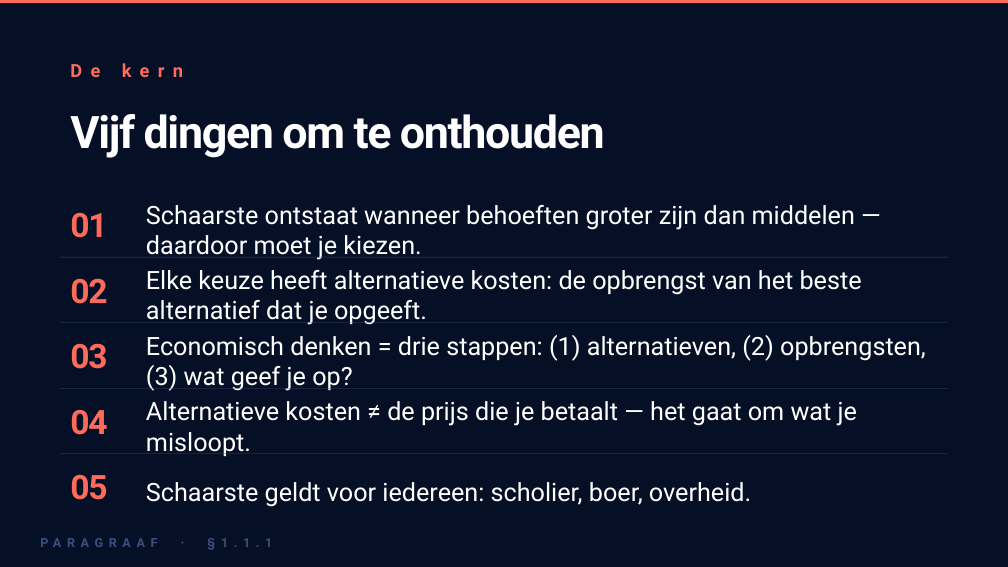
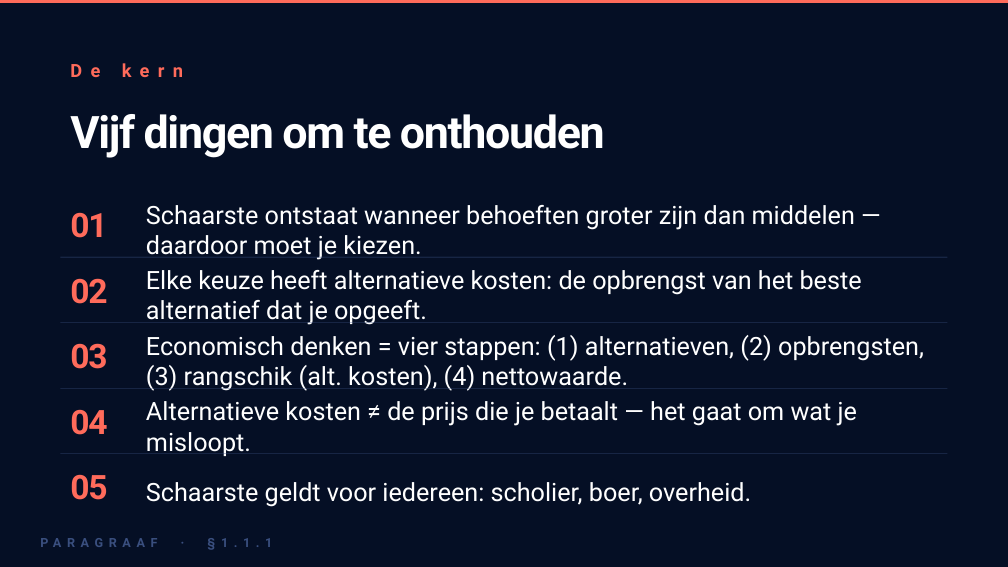
Before and after one commit to meijer1973/4veco-lessen, a slide deck: slide 8 of Boek 1 - Grondslagen, vraag en aanbod/1.1 Hoofdstuk Economisch denken en rekenen/1.1.1 Schaarste en economisch denken/1.1.1 Schaarste en economisch denken – presentatie.pptx. Drawn at 1008x567 pixels with LibreOffice and Linux fonts; fonts in the diff are those of the drawing. Boxes give left, top, right and bottom in pixels: in the first picture for what was removed or moved away, otherwise in the second. Text is boxed around its words. In the diff, an @@ line names an element or a change of style, - is before the commit and + after.

```diff
--- a/Boek 1 - Grondslagen, vraag en aanbod/1.1 Hoofdstuk Economisch denken en rekenen/1.1.1 Schaarste en economisch denken/1.1.1 Schaarste en economisch denken – presentatie.pptx
+++ b/Boek 1 - Grondslagen, vraag en aanbod/1.1 Hoofdstuk Economisch denken en rekenen/1.1.1 Schaarste en economisch denken/1.1.1 Schaarste en economisch denken – presentatie.pptx
@@ text at box(146, 335, 924, 391): text changed @@
-Economisch denken = drie stappen: (1) alternatieven, (2) opbrengsten, (3) wat geef je op?
+Economisch denken = vier stappen: (1) alternatieven, (2) opbrengsten, (3) rangschik (alt. kosten), (4) nettowaarde.
```
Also in this commit, not shown: 1 other slide changed, 58 other files.
